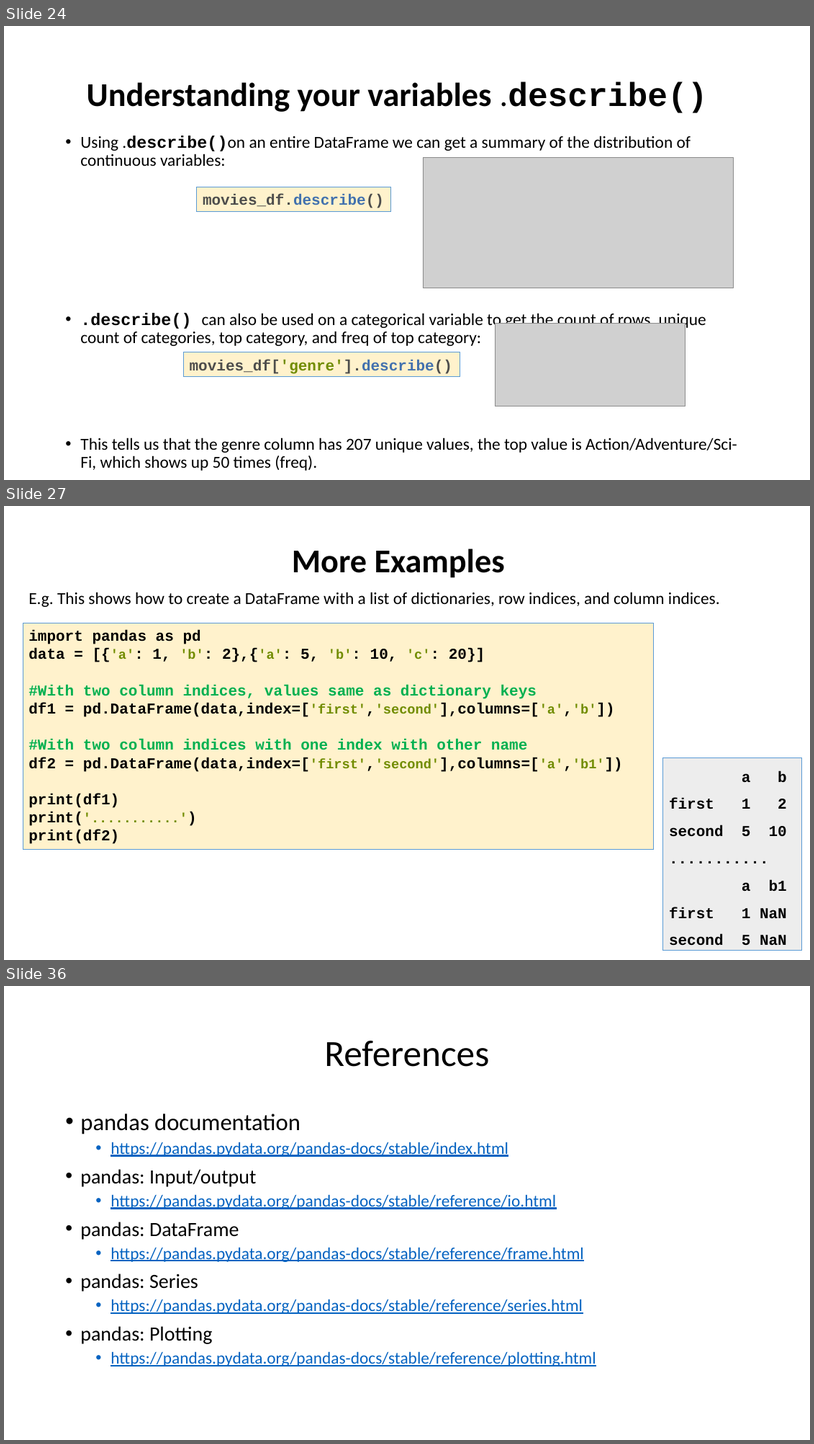
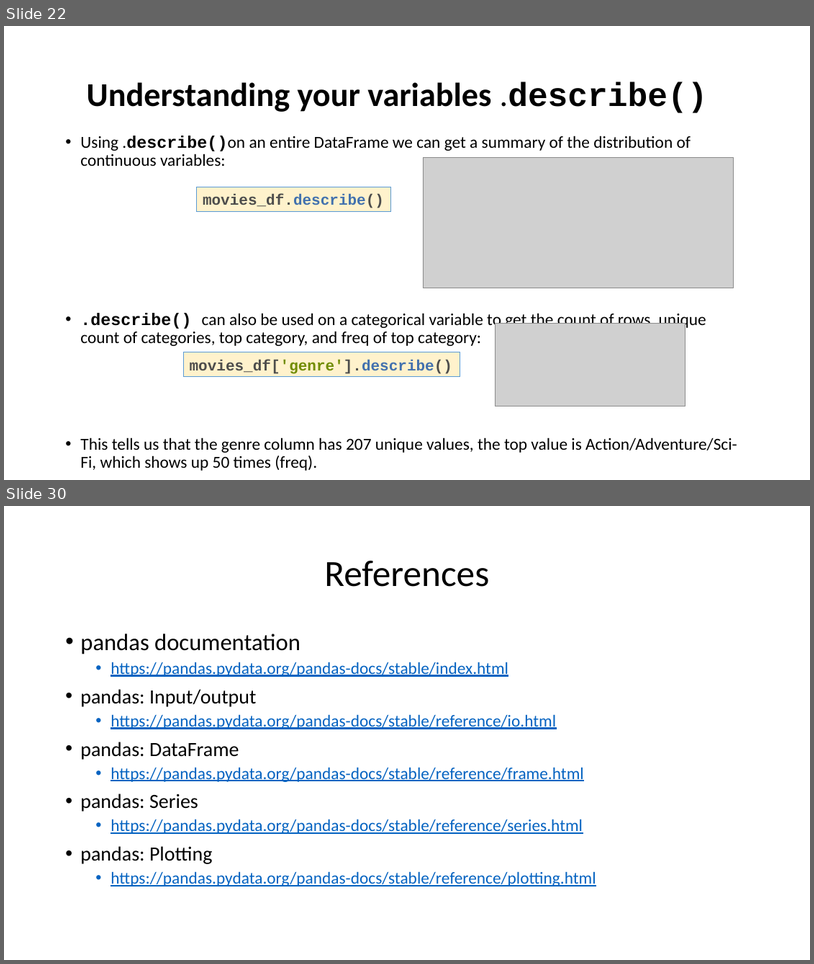
Before and after one commit to motazsaad/Exploratory-Analysis-of-Big-Data, a slide deck: materials/PPT slides/08 EDABDC - Pandas.pptx. Shown one above the other, each under a label of ours: slides 24, 27 and 36 before the commit, slides 22 and 30 after it; the slides between them are not shown. The pictures are 814x1444 and 814x964 pixels, drawn with LibreOffice and Linux fonts; fonts in the diff are those of the drawing; grey boxes stand for pictures. Boxes give left, top, right and bottom in pixels: in the first picture for what was removed or moved away, otherwise in the second. Text is boxed around its words. In the diff, an @@ line names an element or a change of style, - is before the commit and + after.

```diff
--- a/materials/PPT slides/08 EDABDC - Pandas.pptx
+++ b/materials/PPT slides/08 EDABDC - Pandas.pptx
@@ slide 27 removed at [4, 506, 810, 960], background #FFFFFF @@
@@ title removed at [292, 548, 505, 578] @@
-More Examples
@@ text removed at [28, 592, 720, 607] @@
-E.g. This shows how to create a DataFrame with a list of dictionaries, row indices, and column indices.
@@ rectangle removed at [23, 623, 654, 849] @@
-import pandas as pd
-data = [{'a': 1, 'b': 2},{'a': 5, 'b': 10, 'c': 20}]
-#With two column indices, values same as dictionary keys
-df1 = pd.DataFrame(data,index=['first','second'],columns=['a','b'])
-#With two column indices with one index with other name
-df2 = pd.DataFrame(data,index=['first','second'],columns=['a','b1'])
-print(df1)
-print('...........')
-print(df2)
@@ rectangle removed at [664, 758, 802, 950] @@
-a b
-first 1 2
-second 5 10
-...........
-a b1
-first 1 NaN
-second 5 NaN
@@ what was slide 24 is now slide 22 @@
@@ what was slide 36 is now slide 30 @@
```
Also in this commit, not shown: 5 slides added, 10 other slides removed, 1 other file.
